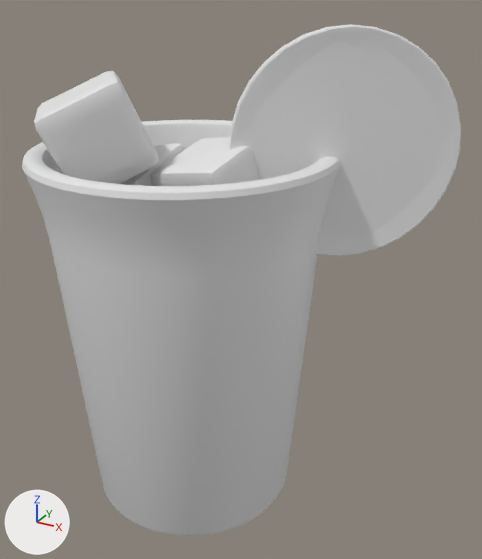
One commit to the OBJ model public/assets/drink-baked/blog0138.obj: the scene before it, then after it.
Before and after are seen from a camera (50 mm lens) standing at (3.42, -5.13, 5.07) and looking at (0.54, 0.1, 2.46). The axes (+X, +Y, +Z) are drawn at lower left. The lights are the same throughout. The picture after the commit comes second. Where no turn or scale is listed for an object, it has been applied to the vertices.
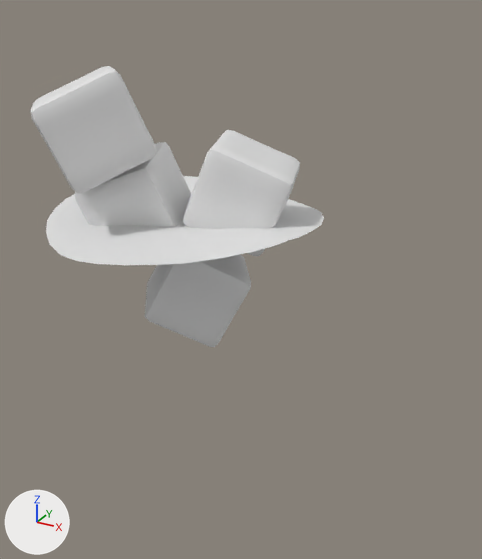
Location of each change, [x1, y1, x2, y2] in pixels of the pictures (482 x 559 px; the box of a moved part takes in the faces that stretch with it):
'Cylinder', deleted: before [22, 120, 340, 536]
'Circle.001', deleted: before [230, 24, 461, 256]
'Cube.003', reshaped: before [34, 71, 159, 184]; after [31, 66, 157, 193]
'Cube.002', reshaped: before [151, 137, 259, 186]; after [183, 130, 300, 256]
'Cube.001', reshaped: before [120, 143, 185, 186]; after [75, 142, 191, 227]
part 1 of me_cube, moved or reshaped (not visible before): after [145, 254, 251, 347]
part 5 of me_plane, moved or reshaped (not visible before): after [46, 176, 324, 265]

The edits, one by one:
me_cube is used by ob_cube; location (0.0, 0.0, 0.0).
me_cube had 386 vertices, 384 faces and spanned x -0.661..0.563, y -0.678..0.562, z 1.781..2.82.
me_cube now has 386 vertices, 384 faces and spans x -0.561..0.687, y -0.549..0.632, z 1.784..2.82.
me_cube part 1: the whole mesh is multiplied about its middle by the matrix ((-0.859, -0.343, 0.381), (0.154, 0.536, 0.83), (-0.489, 0.771, -0.407)), then moved by (0.112, 0.1, 0.001).
me_cube_001 is used by ob_cube_001; location (0.0, 0.0, 0.0).
me_cube_001 had 386 vertices, 384 faces and spanned x -0.941..0.07, y -0.537..0.531, z 2.596..3.694.
me_cube_001 now has 386 vertices, 384 faces and spans x -1.009..0.137, y -0.698..0.379, z 2.634..3.688.
me_cube_001 part 2: the whole mesh is multiplied about its middle by the matrix ((0.893, -0.395, -0.214), (0.433, 0.883, 0.18), (0.118, -0.254, 0.96)), then moved by (0.0, -0.157, 0.016).
me_cube_002 is used by ob_cube_002; location (0.0, 0.0, 0.0).
me_cube_002 had 386 vertices, 384 faces and spanned x -0.101..0.898, y -0.561..0.466, z 2.823..3.863.
me_cube_002 now has 386 vertices, 384 faces and spans x -0.058..1.1, y -0.339..0.682, z 2.808..3.822.
me_cube_002 part 3: the whole mesh is multiplied about its middle by the matrix ((0.173, -0.973, 0.153), (0.25, -0.107, -0.962), (0.953, 0.204, 0.225)), then moved by (0.122, 0.219, -0.028).
me_cube_003 is used by ob_cube_003; location (0.0, 0.0, 0.0).
me_cube_003 had 386 vertices, 384 faces and spanned x -1.192..0.029, y -1.116..0.092, z 3.355..4.366.
me_cube_003 now has 386 vertices, 384 faces and spans x -1.19..0.042, y -1.156..0.04, z 3.408..4.445.
me_cube_003 part 4: the whole mesh is multiplied about its middle by the matrix ((0.428, -0.527, -0.735), (-0.452, 0.58, -0.678), (0.783, 0.622, 0.01)), then moved by (0.008, -0.046, 0.066).
me_plane is used by ob_plane; location (0.0, 0.0, 0.0).
me_plane had 256 vertices, 76 faces and spanned x -1.31..1.31, y -1.3..1.3, z 2.97..3.14.
me_plane now has 228 vertices, 169 faces and spans x -1.31..1.31, y -1.31..1.31, z 2.97..3.14.
me_plane part 5: 4 vertices moved within x -1.21..1.21, y -0.7..0.7, z 3.07..3.13; 200 vertices removed from x -1.31..1.31, y -1.3..1.3, z 2.97..3.14; 172 vertices added at x -1.3..1.3, y -1.31..1.31, z 2.97..3.14.
Object 'Circle.001' (ob_circle_001) is deleted.
Object 'Cylinder' (ob_cylinder) is deleted.
